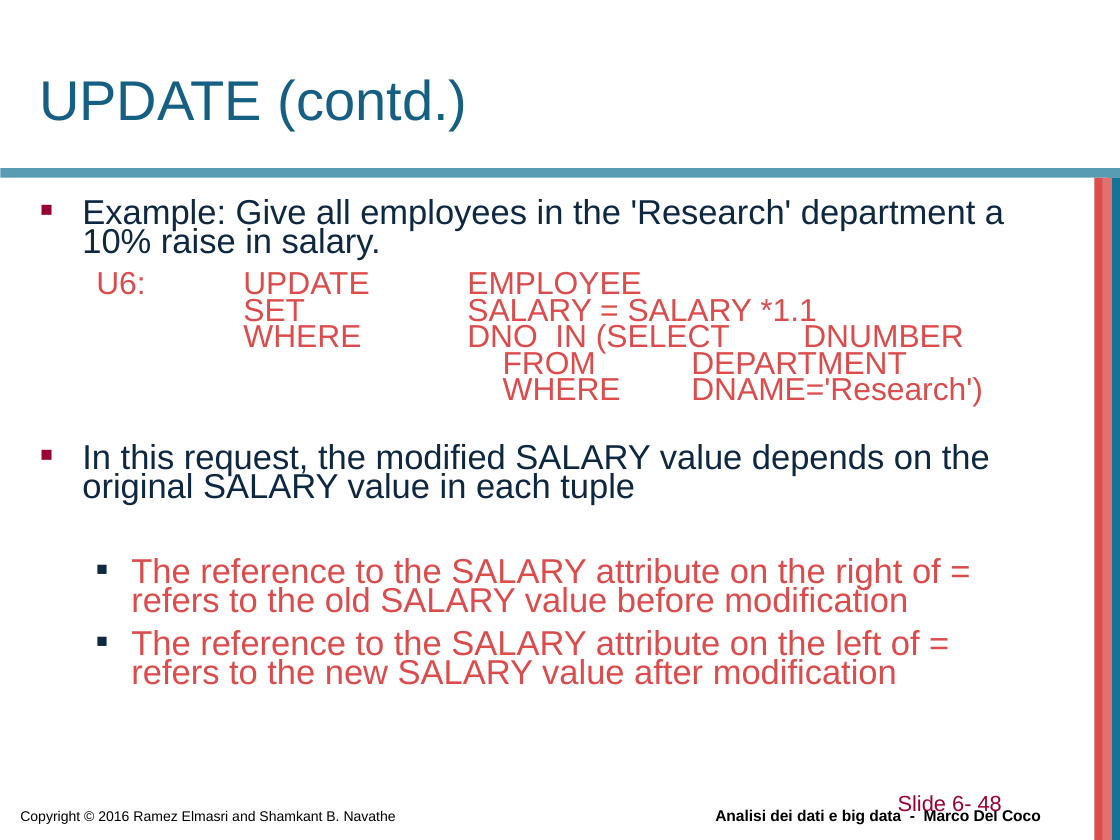
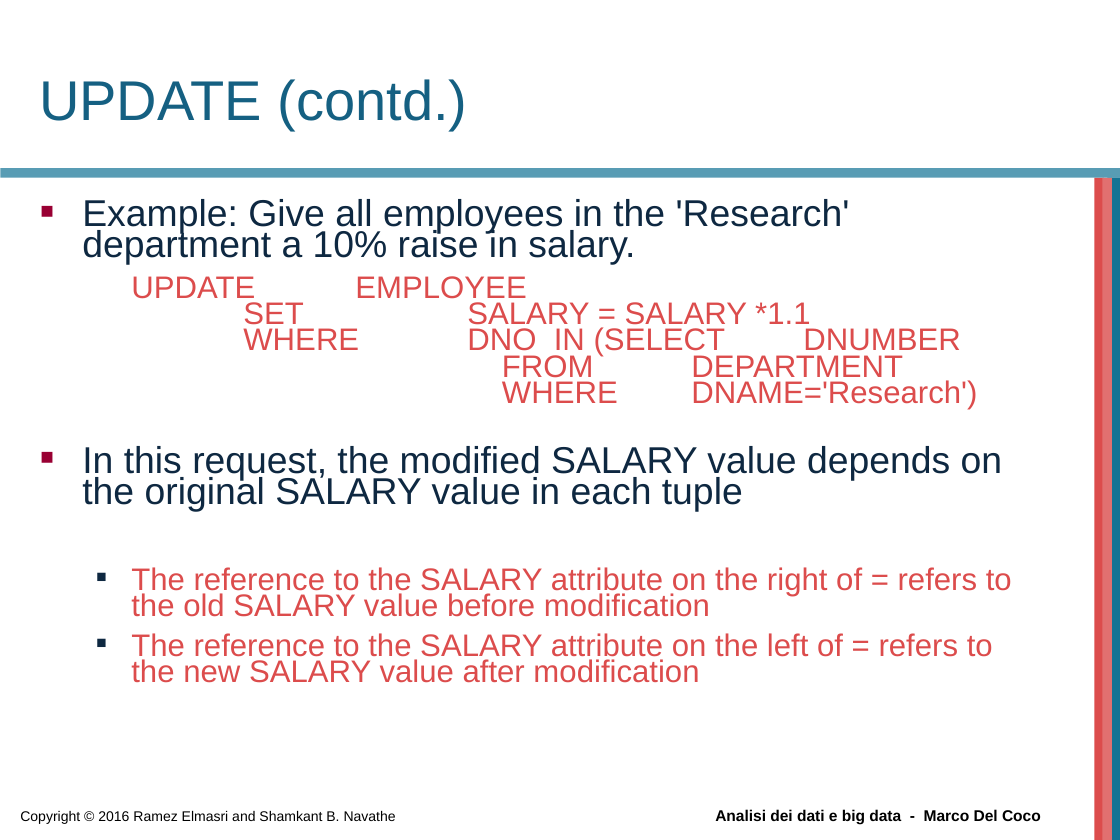
Before and after one commit to beppe2hd/AnalisiDati_BigData, a slide deck: slide 49 of materials/Chapter06.ppt (slide 48 before the commit). Drawn at 1120x840 pixels with LibreOffice and Linux fonts; fonts in the diff are those of the drawing; background and template pictures are left out. Boxes give left, top, right and bottom in pixels: in the first picture for what was removed or moved away, otherwise in the second. Text is boxed around its words. In the diff, an @@ line names an element or a change of style, - is before the commit and + after.

Commit message:
update slide

```diff
--- a/materials/Chapter06.ppt
+++ b/materials/Chapter06.ppt
@@ text at (82, 199, 1012, 683): size 22.2 to 24 pt in "Example: Give all employees in the 'Research' ...", "In this request, the modified SALARY value ..."; size 22.2 to 20 pt in "The reference to the SALARY attribute on ...", "The reference to the SALARY attribute on ..." @@
@@ text at (131, 276, 977, 409): text changed; size 20.4 to 20 pt @@
-  U6: UPDATE EMPLOYEE
-  SET SALARY = SALARY *1.1
-  WHERE DNO IN (SELECT DNUMBER
-  FROM DEPARTMENT
-  WHERE DNAME='Research')
+  UPDATE EMPLOYEE
+  SET SALARY = SALARY *1.1
+  WHERE DNO IN (SELECT DNUMBER
+  FROM DEPARTMENT
+  WHERE DNAME='Research')
@@ page number removed at (898, 795, 1002, 816) @@
-Slide 6- 48
```
Also in this commit, not shown: 20 other slides changed, 3 slides added, 5 slides removed, 6 other files.
